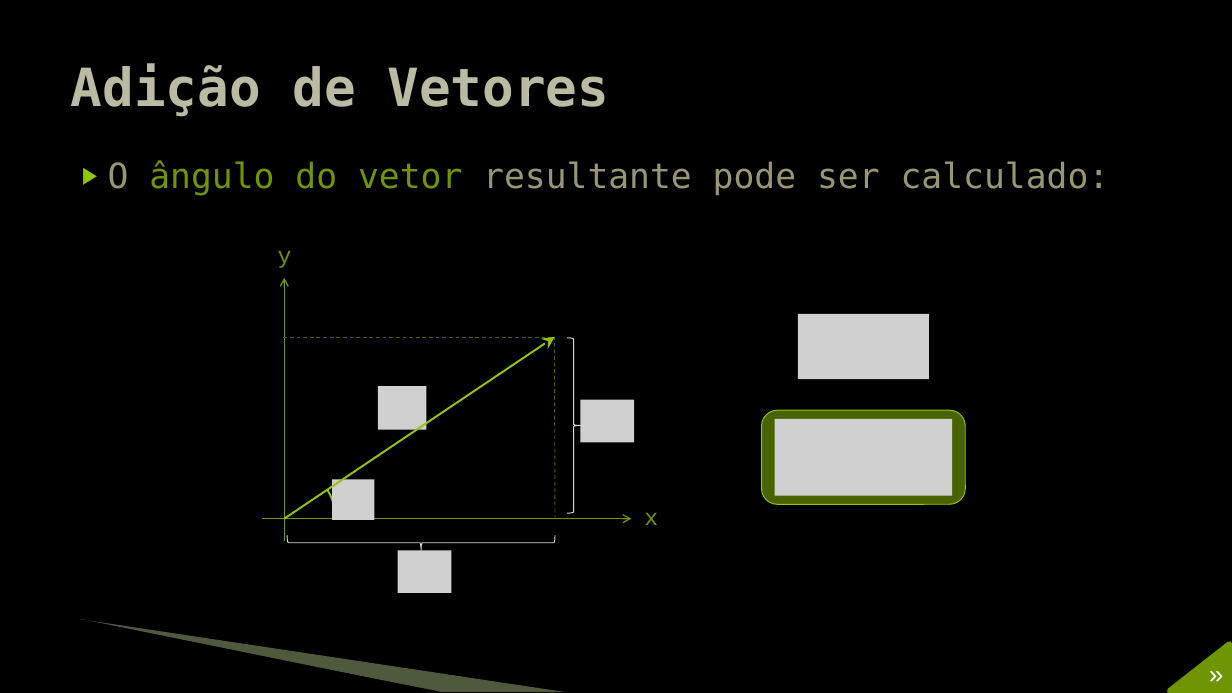
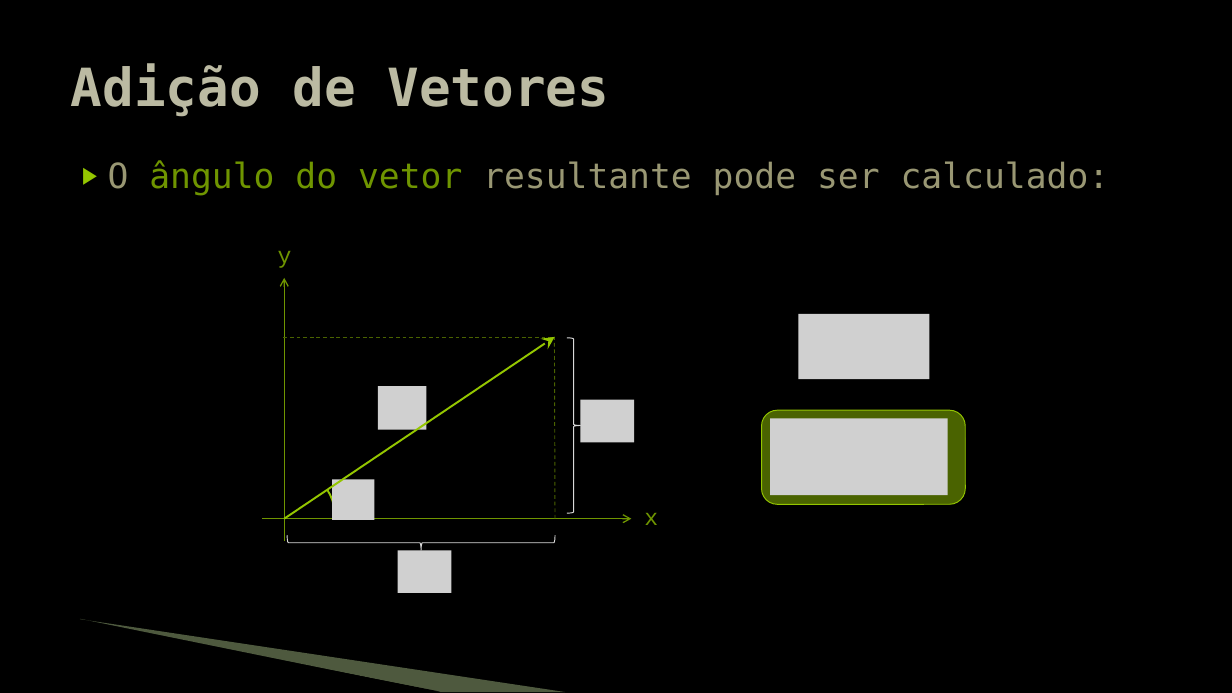
Before and after one commit to JudsonSS/Jogos, a slide deck: slide 7 of Slides/22. Física Vetorial.pptx. Drawn at 1232x693 pixels with LibreOffice and Linux fonts; fonts in the diff are those of the drawing; grey boxes stand for pictures; background and template pictures are left out. Boxes give left, top, right and bottom in pixels: in the first picture for what was removed or moved away, otherwise in the second. Text is boxed around its words. In the diff, an @@ line names an element or a change of style, - is before the commit and + after.

```diff
--- a/Slides/22. Física Vetorial.pptx
+++ b/Slides/22. Física Vetorial.pptx
@@ picture: place and size @@
-picture at bbox=[775, 419, 952, 495]
+picture at bbox=[771, 419, 948, 495]
@@ freeform shape removed at bbox=[1170, 644, 1230, 691] @@
@@ text removed at bbox=[1193, 653, 1232, 693] @@
-»
```
Also in this commit, not shown: 1 slide added.
